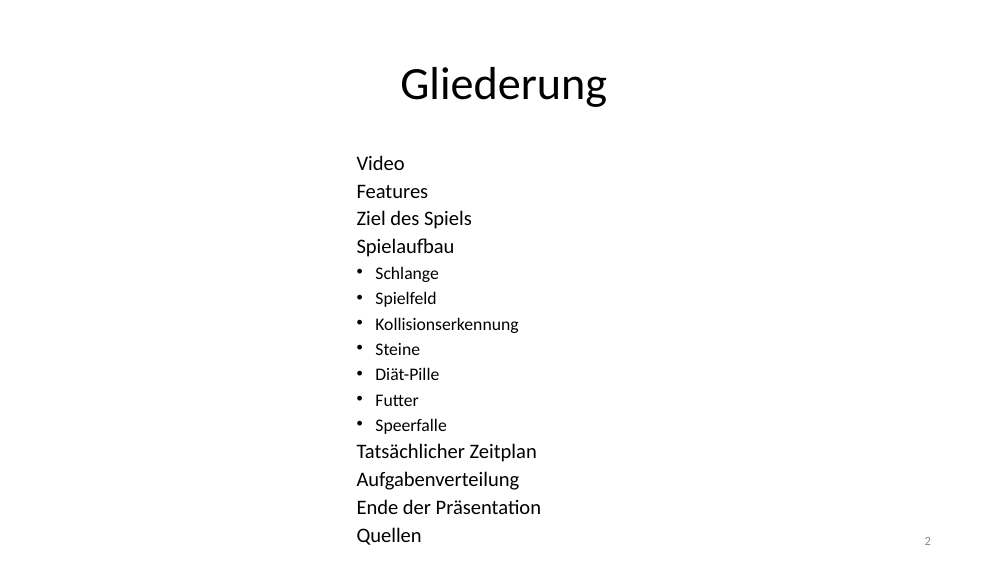
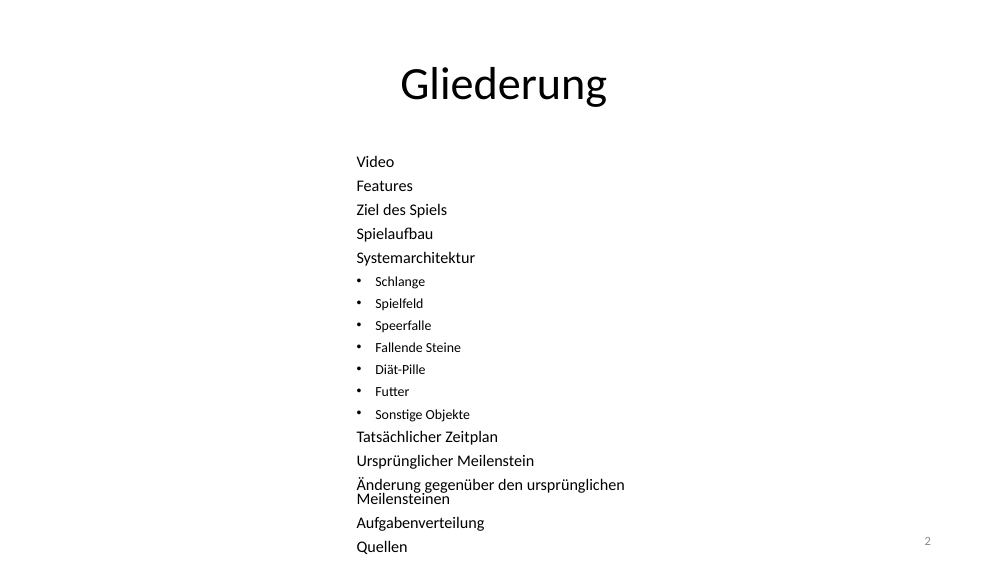
Before and after one commit to RamoramaInteractive/GDV-Projekt, a slide deck: slide 2 of FinalePräsentation.pptx. Drawn at 1008x567 pixels with LibreOffice and Linux fonts; fonts in the diff are those of the drawing. Boxes give left, top, right and bottom in pixels: in the first picture for what was removed or moved away, otherwise in the second. Text is boxed around its words. In the diff, an @@ line names an element or a change of style, - is before the commit and + after.

```diff
--- a/FinalePräsentation.pptx
+++ b/FinalePräsentation.pptx
@@ text at [357, 155, 498, 554]: size 19.6 to 15.4 pt in "Video", "Features", "Ziel des Spiels", "Spielaufbau" and 3 more places; size 16.8 to 13.2 pt in "Schlange", "Spielfeld", "Diät-Pille", "Futter" @@
@@ text at [357, 251, 476, 266]: paragraph added @@
+Systemarchitektur
@@ text at [375, 320, 461, 352]: text changed; size 16.8 to 13.2 pt @@
-• Kollisionserkennung
-• Steine
+• Speerfalle
+• Fallende Steine
@@ text at [375, 409, 470, 422]: text changed; size 16.8 to 13.2 pt @@
-• Speerfalle
+• Sonstige Objekte
@@ text at [357, 454, 625, 504]: paragraphs added @@
+Ursprünglicher Meilenstein
+Änderung gegenüber den ursprünglichen Meilensteinen
@@ text at [357, 499, 541, 514]: paragraph removed @@
-Ende der Präsentation
```
Also in this commit, not shown: 2 other slides changed, 3 slides removed, 1 other file.
